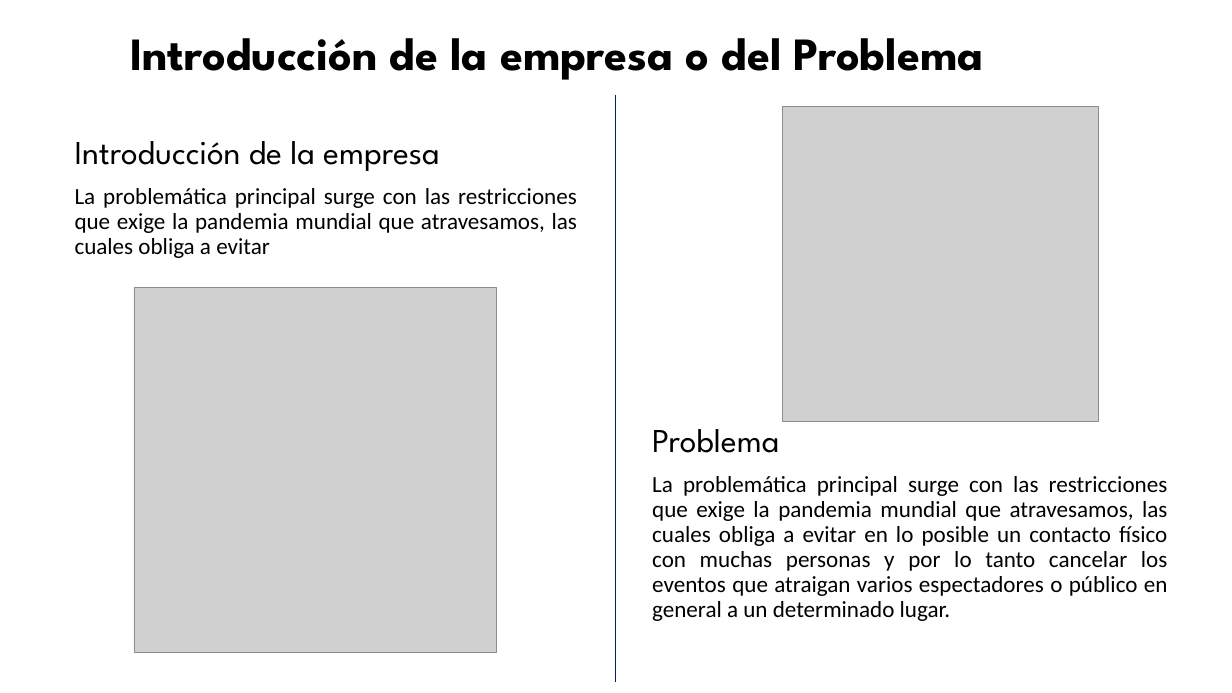
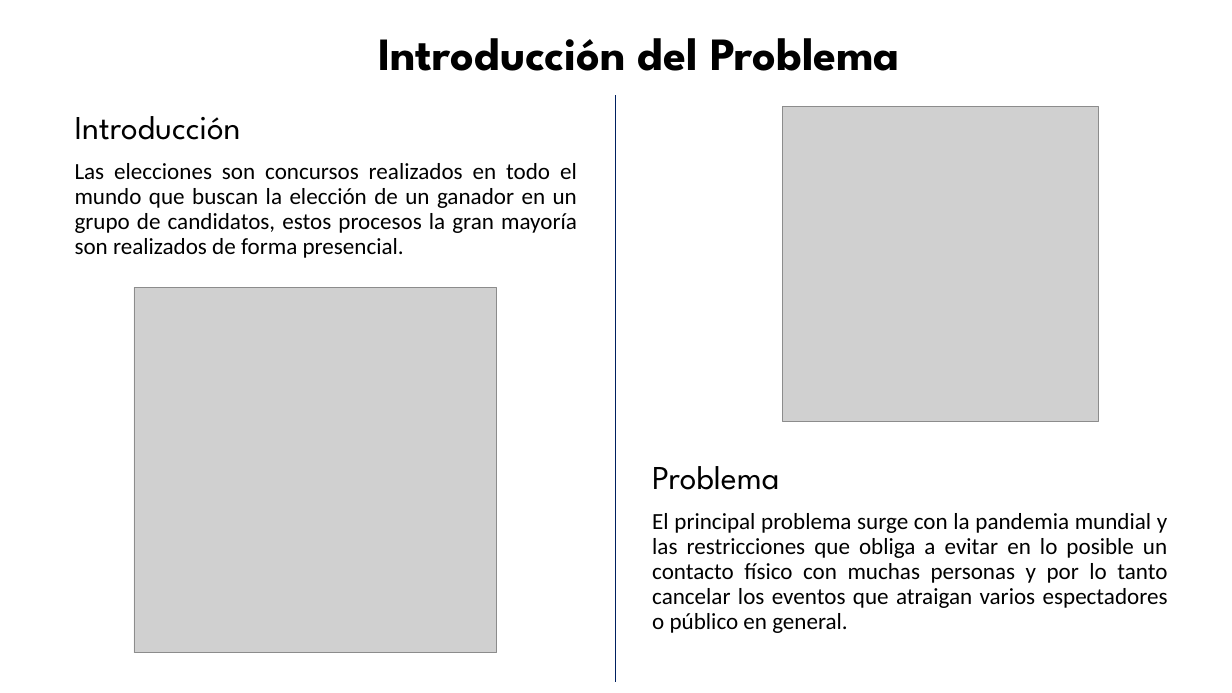
Before and after one commit to dach1996/ElectionSystem, a slide deck: slide 3 of Documents/Formatopresentacion UISRAEL.pptx. Drawn at 1232x693 pixels with LibreOffice and Linux fonts; fonts in the diff are those of the drawing; grey boxes stand for pictures; background and template pictures are left out. Boxes give left, top, right and bottom in pixels: in the first picture for what was removed or moved away, otherwise in the second. Text is boxed around its words. In the diff, an @@ line names an element or a change of style, - is before the commit and + after.

```diff
--- a/Documents/Formatopresentacion UISRAEL.pptx
+++ b/Documents/Formatopresentacion UISRAEL.pptx
@@ text at [378, 38, 900, 71]: text changed @@
-Introducción de la empresa o del Problema
+Introducción del Problema
@@ text at [75, 116, 577, 258]: text changed @@
-  Introducción de la empresa
-  La problemática principal surge con las restricciones que exige la pandemia mundial que atravesamos, las cuales obliga a evitar
+  Introducción
+  Las elecciones son concursos realizados en todo el mundo que buscan la elección de un ganador en un grupo de candidatos, estos procesos la gran mayoría son realizados de forma presencial.
@@ text "Problema": place and size @@
-text "Problema" at [652, 429, 1168, 621]
+text "Problema" at [652, 466, 1168, 633]
@@ text at [652, 513, 1168, 633]: text changed @@
-La problemática principal surge con las restricciones que exige la pandemia mundial que atravesamos, las cuales obliga a evitar en lo posible un contacto físico con muchas personas y por lo tanto cancelar los eventos que atraigan varios espectadores o público en general a un determinado lugar.
+El principal problema surge con la pandemia mundial y las restricciones que obliga a evitar en lo posible un contacto físico con muchas personas y por lo tanto cancelar los eventos que atraigan varios espectadores o público en general.
```
Also in this commit, not shown: 8 other slides changed, 10 slides added, 12 slides removed, 29 other files.
